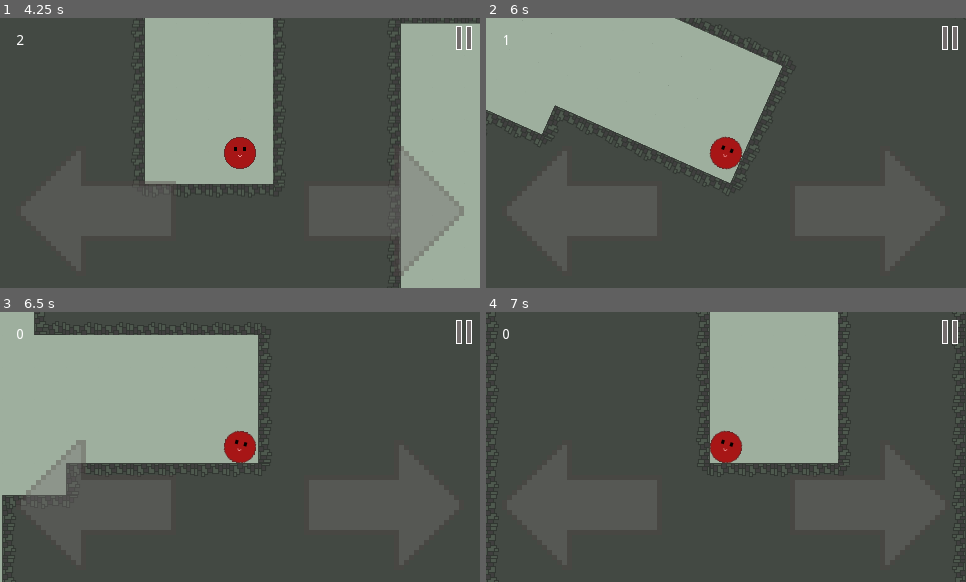
Above: before the commit, frames 1-4 (two rows, left to right).
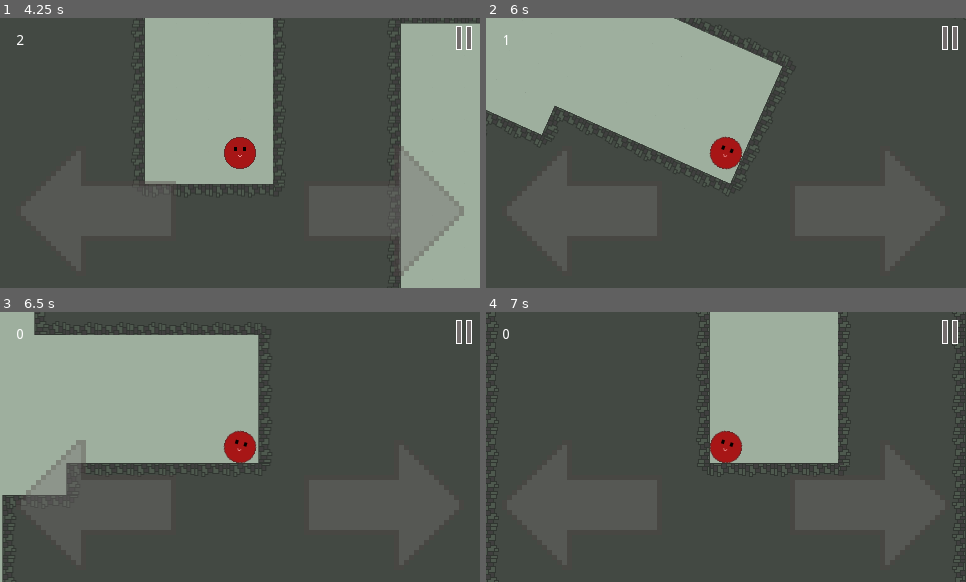
Above: after the commit, the same moments.

Repository: NetFreaks-Studio/a-maze-
Game: Godot game, scene res://scenes/levels/generic/generic/generic_level.tscn
Two runs of this game, one before a commit and one after it. Both use one fixed random seed, a clock stepped at 60 frames per second and the inputs below.
Inputs (mouse positions are in pixels of both pictures, inside the frame that each line leads up to):
- Up to frame 1 (4.25 s): click (240, 155) at 0.5 s; click (240, 155) at 1.25 s; click (240, 155) at 2 s; click (240, 85) at 2.75 s; click (384, 209) at 3.5 s
- Up to frame 2 (6 s): click (582, 209) at 4.25 s; click (870, 209) at 5 s; click (582, 209) at 5.75 s
- Up to frame 3 (6.5 s): no input
- Up to frame 4 (7 s): click (870, 503) at 6.5 s

Frame 1 is identical in both runs. In frame 2, 0.2% of the frame differs, in the area x 0-62%, y 0-62%; in frame 3, 0.2%, in the area x 0-54%, y 0-100%; in frame 4, less than 0.1%.

Commit message:
Refactoring Movement implementation... again...
Literally cut the code to half...

Diff:
--- a/scenes/ball/scripts/ball.gd
+++ b/scenes/ball/scripts/ball.gd
@@ -8,7 +8,7 @@
 #constant by which the balls velocity (motion.length()) is multiplied if it were to bounce straight up
 const bounce_force = 0.225
 
-#contants to make the ball rotation by friction look smoth
+#contants to make the ball rotation by friction look smooth
 #---may-require-tweaks---
 const friction = 0.047
 const friction_ratio = 75
@@ -25,22 +25,13 @@
 
 #processes bounces, sliding and free falling
 func _physics_process(delta):
-	if motion != Vector2(0,0):
-		_rotate_sprite()
 	_update_gravity()
-	if test_move(global_transform, delta*motion) and motion.length() > 10:
-		print("tm")
-		var col = move_and_collide(motion*delta)
+	var col = move_and_collide(motion*delta)
+	if col != null:
 		var aux_motion = motion.bounce(col.normal)
 		motion = aux_motion*lerp(1, bounce_force, abs(motion.angle_to(aux_motion)/PI))
 		_update_sprite_rotation()
-	else:
-		print("nocol")
-		motion = move_and_slide(motion, normal)
-		if get_slide_count() > 0:
-			print("slidec")
-			motion -= motion*friction;
-			_update_sprite_rotation()
+	_rotate_sprite()
 
 
 
